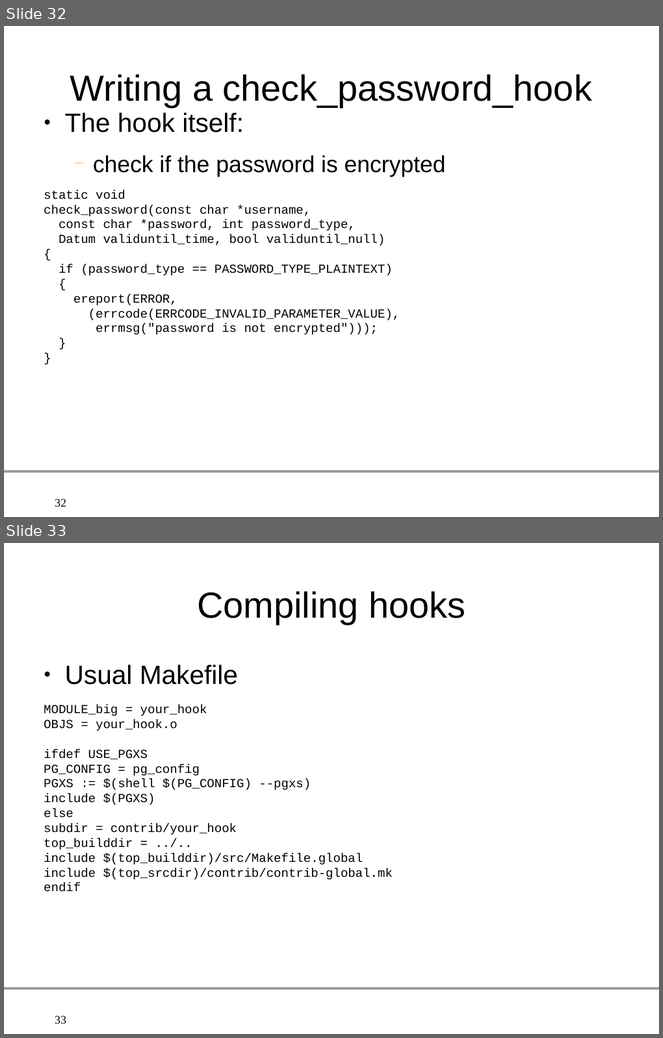
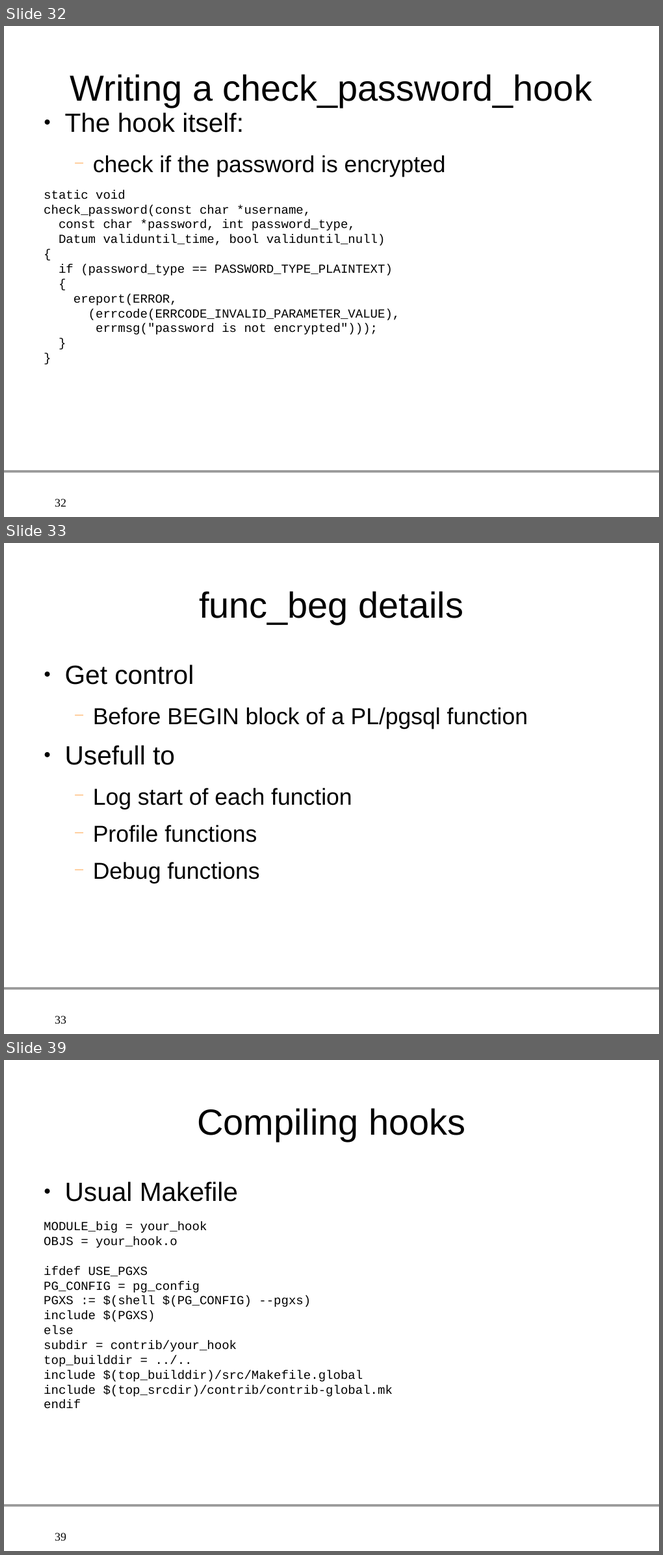
Before and after one commit to gleu/Hooks-in-PostgreSQL, a slide deck: hooks_in_postgresql.odp. Shown one above the other, each under a label of ours: slides 32 and 33 before the commit, slides 32, 33 and 39 after it; the slides between them are not shown. The pictures are 663x1038 and 663x1555 pixels, drawn with LibreOffice and Linux fonts; fonts in the diff are those of the drawing; background and template pictures are left out. Boxes give left, top, right and bottom in pixels: in the first picture for what was removed or moved away, otherwise in the second. Text is boxed around its words. In the diff, an @@ line names an element or a change of style, - is before the commit and + after.

```diff
--- a/hooks_in_postgresql.odp
+++ b/hooks_in_postgresql.odp
@@ slide 33 added at [4, 543, 659, 1034], background #FFFFFF; not listed: 2 template elements that a slide beside it also shows @@
@@ title added at [199, 591, 464, 624], 44 pt, text #000000 @@
+func_beg details
@@ text added at [65, 665, 528, 884], 28 pt, text #000000 @@
+● Get control
+  − Before BEGIN block of a PL/pgsql function
+● Usefull to
+  − Log start of each function
+  − Profile functions
+  − Debug functions
@@ what was slide 33 is now slide 39 @@
@@ page number at [55, 1533, 66, 1541]: text changed @@
-33
+39
```
Also in this commit, not shown: 2 slides changed, 6 other slides added, 1 slide removed, 3 other files.
